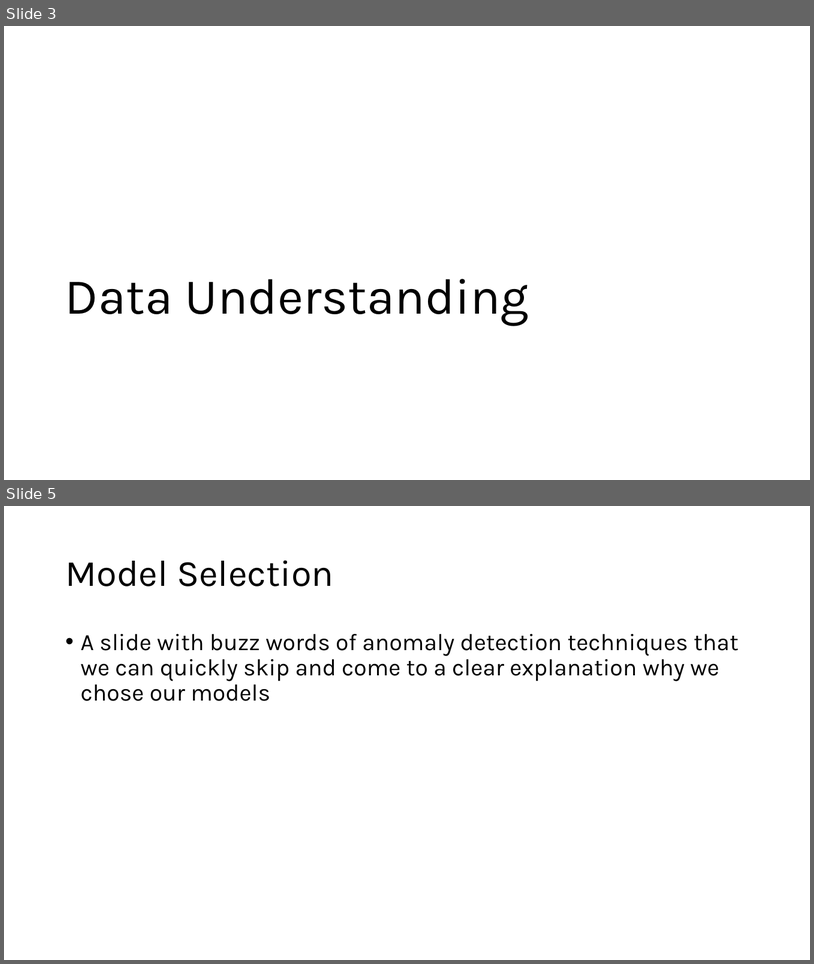
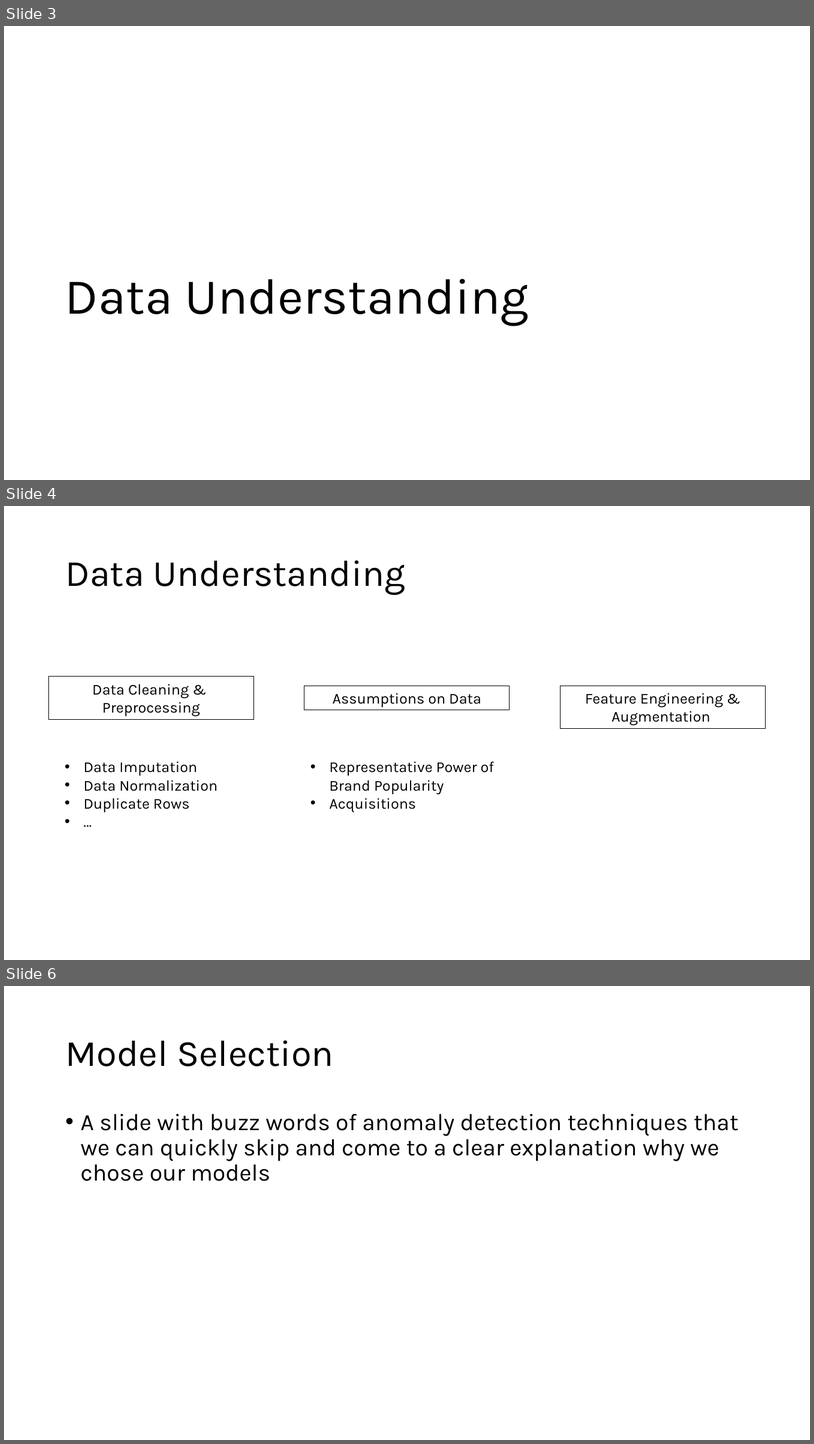
Before and after one commit to noahsta/datathon, a slide deck: docs/GroupPresentation.pptx. Shown one above the other, each under a label of ours: slides 3 and 5 before the commit, slides 3, 4 and 6 after it; the slides between them are not shown. The pictures are 814x964 and 814x1444 pixels, drawn with LibreOffice and Linux fonts; fonts in the diff are those of the drawing. Boxes give left, top, right and bottom in pixels: in the first picture for what was removed or moved away, otherwise in the second. Text is boxed around its words. In the diff, an @@ line names an element or a change of style, - is before the commit and + after.

```diff
--- a/docs/GroupPresentation.pptx
+++ b/docs/GroupPresentation.pptx
@@ slide 4 added at <box>4,506,810,960</box>, background #FFFFFF @@
@@ title added at <box>65,560,406,595</box>, 44 pt, text #000000 @@
+Data Understanding
@@ rectangle added at <box>49,676,254,720</box>, outline #000000 0.75 pt, 18 pt, text #000000 @@
+Data Cleaning &
+Preprocessing
@@ rectangle added at <box>305,685,510,710</box>, outline #000000 0.75 pt, 18 pt, text #000000 @@
+Assumptions on Data
@@ rectangle added at <box>561,685,765,729</box>, outline #000000 0.75 pt, 18 pt, text #000000 @@
+Feature Engineering &
+Augmentation
@@ text added at <box>84,761,218,812</box>, 18 pt, text #000000 @@
+• Data Imputation
+• Data Normalization
+• Duplicate Rows
+• …
@@ text added at <box>329,761,494,812</box>, 18 pt, text #000000 @@
+• Representative Power of Brand Popularity
+• Acquisitions
@@ what was slide 5 is now slide 6 @@
```
Also in this commit, not shown: 7 slides changed, 2 other slides added, 1 slide removed, 3 other files.
